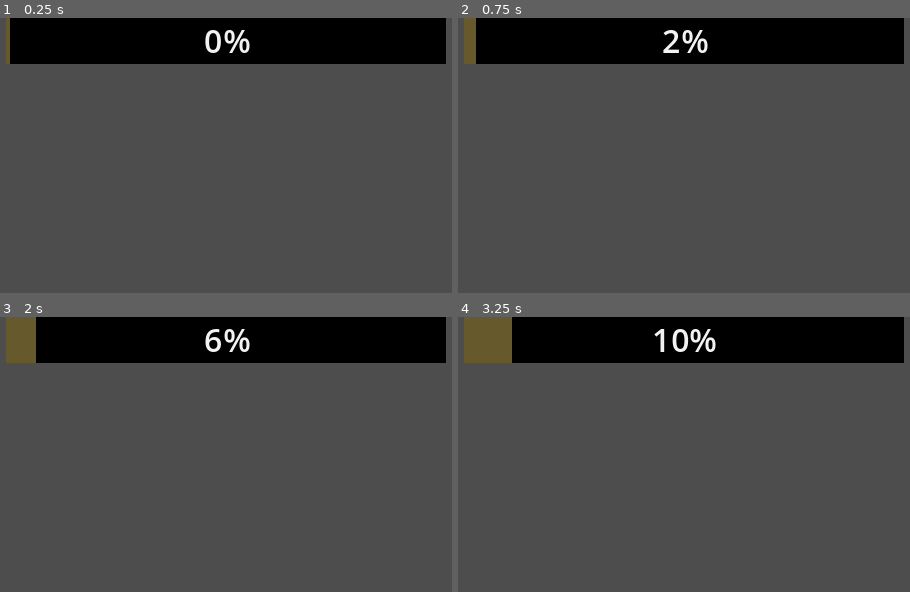
Above: before the commit, frames 1-4 (two rows, left to right).
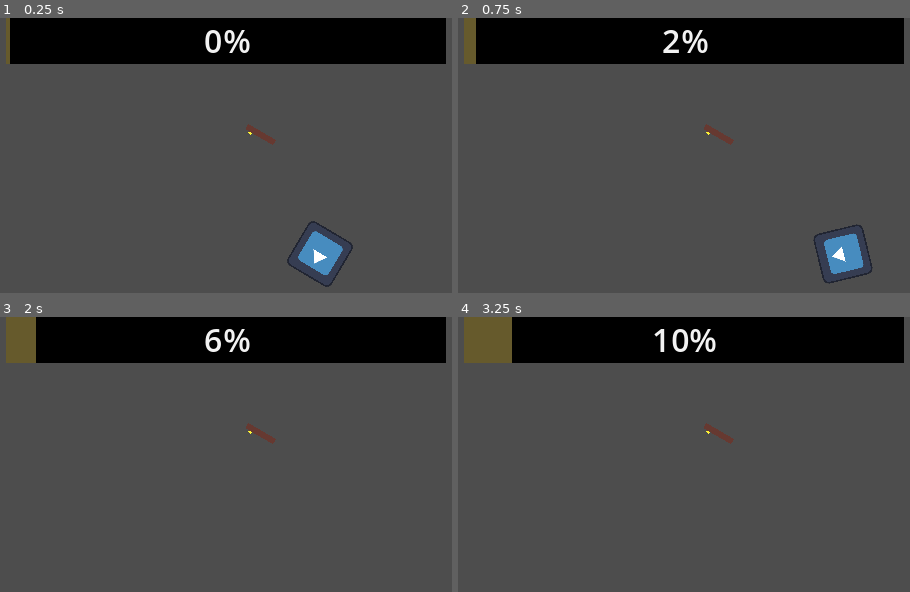
Above: after the commit, the same moments.

Repository: Access547/UWE-Game-Jam
Game: Godot game, scene res://Scenes/Level 1.tscn
Two runs of this game, one before a commit and one after it. Both use one fixed random seed, a clock stepped at 60 frames per second and the inputs below. This scene is started directly instead of the project's main scene. The engine's default icon, where the game draws it, is replaced by a stand-in: a white triangle on a blue panel in a dark square.
Inputs (mouse positions are in pixels of both pictures, inside the frame that each line leads up to):
- Up to frame 1 (0.25 s): no input
- Up to frame 2 (0.75 s): move the mouse to (824, 180) at 0.52 s; hold D (move_right) from 0.53 s (still down); click (824, 180) at 0.6 s
- Up to frame 3 (2 s): move the mouse to (99, 515) at 1.27 s; release D (move_right) at 1.28 s; hold S (move_down) from 1.28 s (still down); click (99, 515) at 1.35 s
- Up to frame 4 (3.25 s): move the mouse to (747, 418) at 2.02 s; release S (move_down) at 2.03 s; hold D (move_right) 2.03-2.78 s; click (747, 418) at 2.1 s; move the mouse to (652, 570) at 2.77 s; hold W (move_up) from 2.78 s (still down); click (652, 570) at 2.85 s

The runs differ from the first frame. In frame 1, 1.4% of the frame differs, in the area x 54-79%, y 38-98%; in frame 2, 1.3%; in frame 3, 0.2%; in frame 4, 0.2%.

Commit message:
Added door (finally)
Added a static body 2d that acts as a door, with an animation player that fakes being kicked open by just playing an animation that moves the whole thing around on an axis

Diff:
--- a/Scenes/Level 1.tscn
+++ b/Scenes/Level 1.tscn
@@ -1,7 +1,9 @@
-[gd_scene load_steps=5 format=3 uid="uid://cvexw30xg0vb2"]
+[gd_scene load_steps=7 format=3 uid="uid://cvexw30xg0vb2"]
 
 [ext_resource type="Script" path="res://Scripts/Base Level.gd" id="1_m7eff"]
 [ext_resource type="Script" path="res://Scripts/Poop Meter.gd" id="2_fh43b"]
+[ext_resource type="PackedScene" uid="uid://ck777aksqa1dj" path="res://Scenes/character.tscn" id="3_lrsro"]
+[ext_resource type="PackedScene" uid="uid://j3otagrwkkvw" path="res://Scenes/door.tscn" id="4_ikch2"]
 
 [sub_resource type="StyleBoxFlat" id="StyleBoxFlat_24xsn"]
 bg_color = Color(0, 0, 0, 1)
@@ -43,4 +45,11 @@
 value = 30.0
 script = ExtResource("2_fh43b")
 
+[node name="Character" parent="." instance=ExtResource("3_lrsro")]
+position = Vector2(207, 118)
+scale = Vector2(0.2, 0.2)
+
+[node name="Node2D" parent="." instance=ExtResource("4_ikch2")]
+position = Vector2(185, 61)
+
 [connection signal="timeout" from="TTP" to="." method="_on_ttp_timeout"]
--- a/Scenes/character.tscn
+++ b/Scenes/character.tscn
@@ -12,6 +12,7 @@
 
 [node name="Character" type="CharacterBody2D"]
 script = ExtResource("1_ph1sw")
+friction = 1500
 
 [node name="Sprite2D" type="Sprite2D" parent="."]
 texture = ExtResource("2_krl75")
--- /dev/null
+++ b/Scenes/door.tscn
@@ -0,0 +1,43 @@
+[gd_scene load_steps=5 format=3 uid="uid://bx1tgn6d4myxh"]
+
+[ext_resource type="Texture2D" uid="uid://cyd5qdxodkisy" path="res://Assets/Art/Door.png" id="1_atv8f"]
+
+[sub_resource type="RectangleShape2D" id="RectangleShape2D_1gjhf"]
+size = Vector2(3, 16)
+
+[sub_resource type="Animation" id="Animation_fuxgc"]
+resource_name = "Open"
+length = 0.1
+tracks/0/type = "value"
+tracks/0/imported = false
+tracks/0/enabled = true
+tracks/0/path = NodePath(".:rotation")
+tracks/0/interp = 1
+tracks/0/loop_wrap = true
+tracks/0/keys = {
+"times": PackedFloat32Array(0, 0.1),
+"transitions": PackedFloat32Array(1, 1),
+"update": 0,
+"values": [0.0, 2.0944]
+}
+
+[sub_resource type="AnimationLibrary" id="AnimationLibrary_gpxw6"]
+_data = {
+"Open": SubResource("Animation_fuxgc")
+}
+
+[node name="Door" type="StaticBody2D"]
+rotation = 2.0944
+
+[node name="Sprite2D" type="Sprite2D" parent="."]
+position = Vector2(2, 8)
+texture = ExtResource("1_atv8f")
+
+[node name="CollisionShape2D" type="CollisionShape2D" parent="."]
+position = Vector2(1.5, 8)
+shape = SubResource("RectangleShape2D_1gjhf")
+
+[node name="AnimationPlayer" type="AnimationPlayer" parent="."]
+libraries = {
+"": SubResource("AnimationLibrary_gpxw6")
+}
--- /dev/null
+++ b/Scripts/Hinge.gd
@@ -0,0 +1,40 @@
+extends PinJoint2D
+
+var rotation_fix = 0
+
+# Connect both bodies to the joint, save the relative rotation, and
+# connect signals to disconnect the joint if either body is deleted
+func connect_bodies(body1 : PhysicsBody2D, body2 : PhysicsBody2D):
+	node_a = body1.get_path()
+	node_b = body2.get_path()
+
+	# This rotation fix is used in physics_process to keep the
+	# rotation of the parent fixed relative to another body as it rotates
+	var angle_to_body = (global_position - body2.global_position).angle()
+	rotation_fix = get_parent().global_rotation - angle_to_body
+
+	# The game will crash if connected nodes are removed from the scene
+	body1.connect("tree_exiting", self, "disconnect_joint")
+	body2.connect("tree_exiting", self, "disconnect_joint")
+
+
+func _physics_process(_delta):
+	# All of the standard physics joints allow free rotation around the joint
+	# connection. Godot 3.2 doesn't have the concept of a "fixed joint"
+	# but there is a proposal.
+	#
+	# This fixes the rotation of the parent object relative to the rotation
+	# of the connected object. This makes the pinjoint work like the two objects
+	# are welded together -- a Fixed Joint.
+	if node_b:
+		var object : PhysicsBody2D = get_node(node_b)
+		if object:
+			var angle_to_body = (global_position - object.global_position).angle()
+			get_parent().set_deferred("rotation", angle_to_body + rotation_fix)
+		else:
+			node_b = ''
+
+
+func disconnect_joint():
+	node_a = ''
+	node_b = ''
Binary file added: Assets/Art/Door.png
Not shown, added: Assets/Art/Door.png.import
